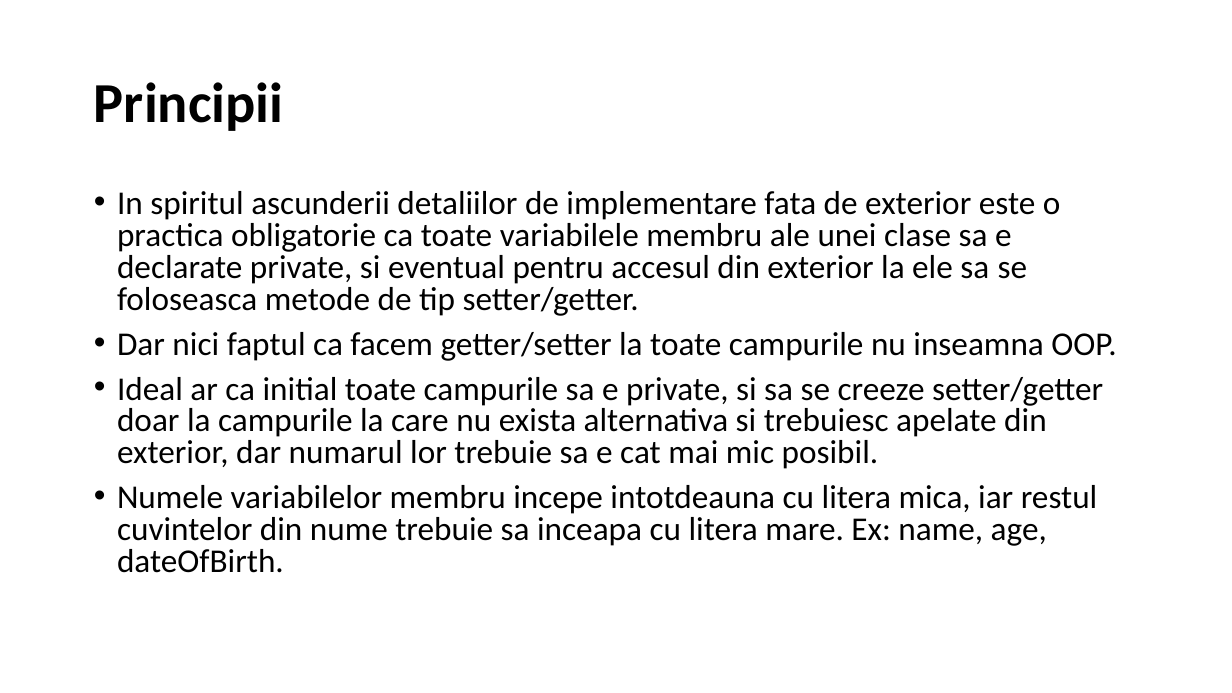
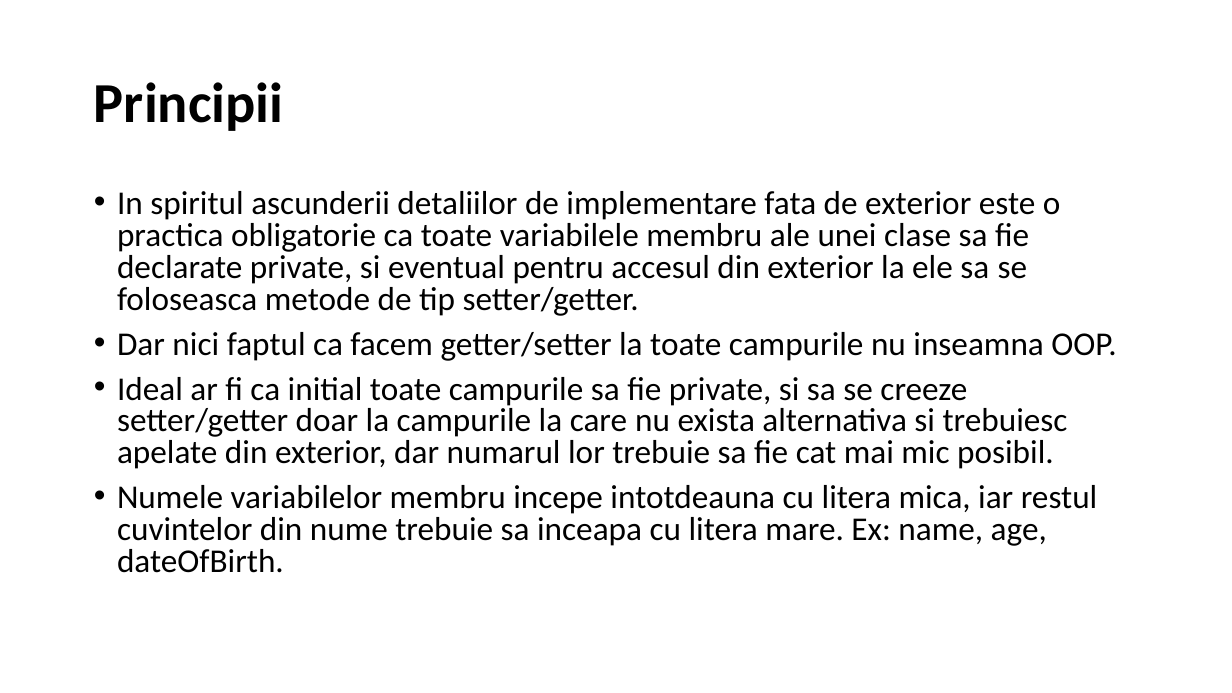
Before and after one commit to PatriciaPopa/javatraining-modulul-1, a slide deck: slide 11 of Curs4_Java_modul1.pptx. Drawn at 1232x693 pixels with LibreOffice and Linux fonts; fonts in the diff are those of the drawing. Boxes give left, top, right and bottom in pixels: in the first picture for what was removed or moved away, otherwise in the second. Text is boxed around its words. In the diff, an @@ line names an element or a change of style, - is before the commit and + after.

```diff
--- a/Curs4_Java_modul1.pptx
+++ b/Curs4_Java_modul1.pptx
@@ text at <box>117,191,1061,316</box>: text changed @@
-• In spiritul ascunderii detaliilor de implementare fata de exterior este o practica obligatorie ca toate variabilele membru ale unei clase sa e declarate private, si eventual pentru accesul din exterior la ele sa se foloseasca metode de tip setter/getter.
+• In spiritul ascunderii detaliilor de implementare fata de exterior este o practica obligatorie ca toate variabilele membru ale unei clase sa fie declarate private, si eventual pentru accesul din exterior la ele sa se foloseasca metode de tip setter/getter.
@@ text at <box>117,377,1068,469</box>: text changed @@
-• Ideal ar ca initial toate campurile sa e private, si sa se creeze setter/getter doar la campurile la care nu exista alternativa si trebuiesc apelate din exterior, dar numarul lor trebuie sa e cat mai mic posibil.
+• Ideal ar fi ca initial toate campurile sa fie private, si sa se creeze setter/getter doar la campurile la care nu exista alternativa si trebuiesc apelate din exterior, dar numarul lor trebuie sa fie cat mai mic posibil.
```
Also in this commit, not shown: 6 other slides changed, 1 slide added.
